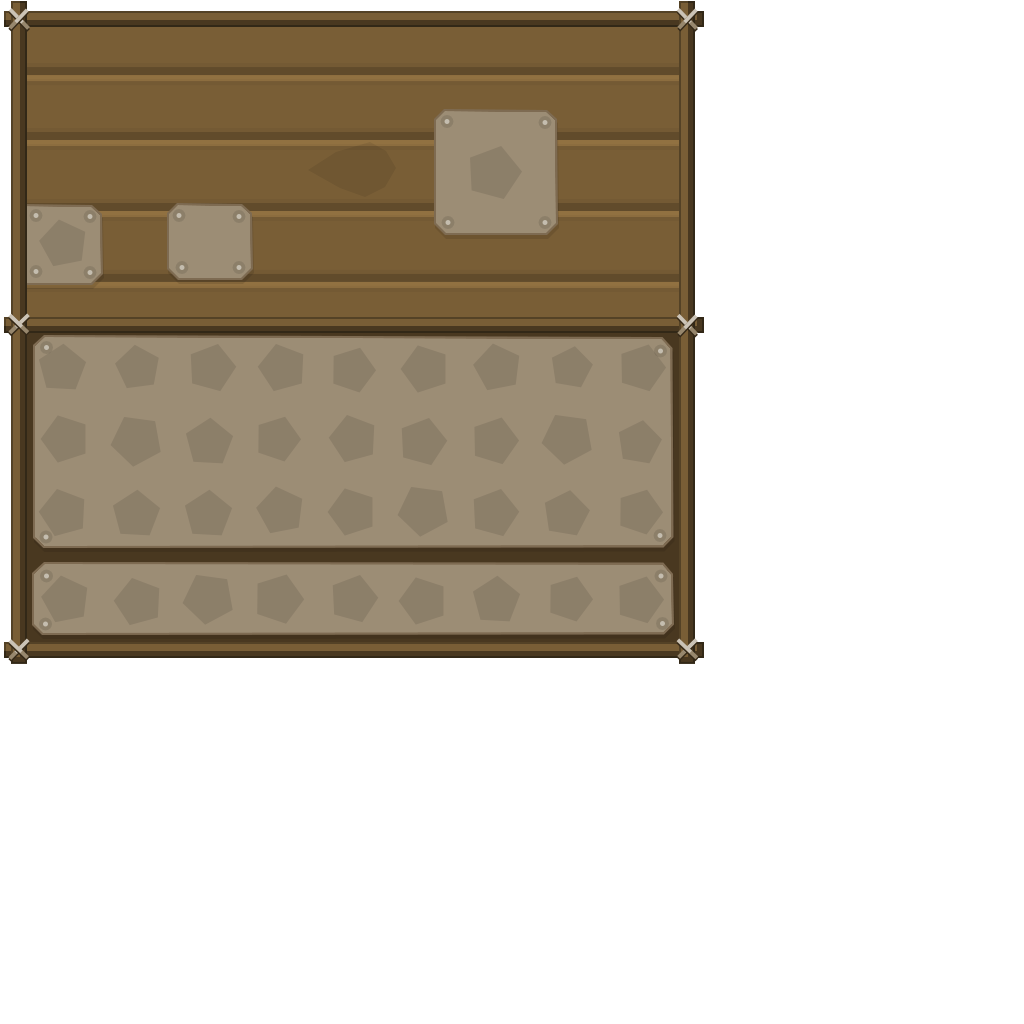
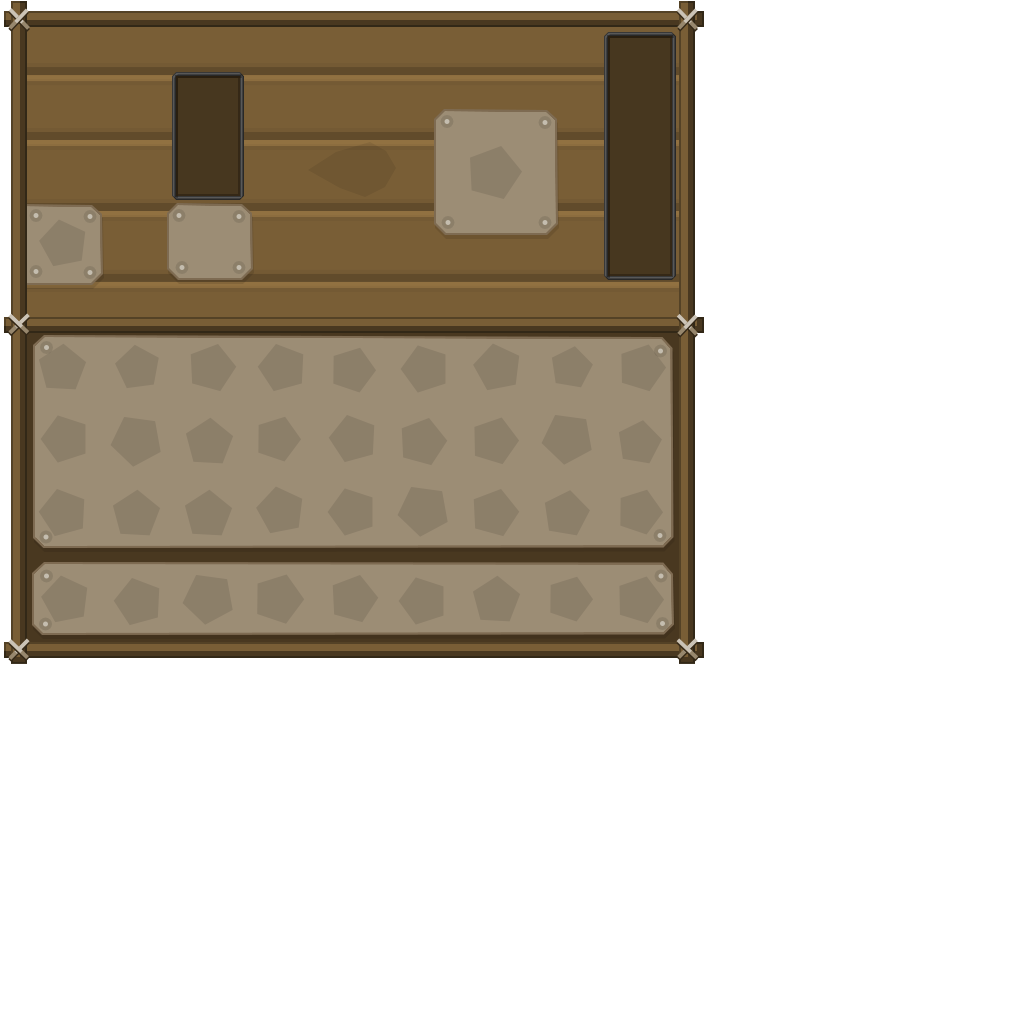
Layers edited between the first and the second 1024 x 1024 image:
added group "fluid short" with 2 layers above "fluid large" over (x1=172, y1=72, x2=244, y2=200)
added layer "Shape 1" (1st of 2, in "fluid short") in group "fluid short" over (x1=172, y1=72, x2=244, y2=200)
added layer "Rectangle 1" (1st of 2, in "fluid short") in group "fluid short" over (x1=176, y1=76, x2=240, y2=196)
added group "fluid large" with 2 layers above "gui" over (x1=604, y1=32, x2=676, y2=280)
added layer "Shape 1" (2nd of 2, in "fluid large") in group "fluid large" over (x1=604, y1=32, x2=676, y2=280)
added layer "Rectangle 1" (2nd of 2, in "fluid large") in group "fluid large" over (x1=608, y1=36, x2=672, y2=276)
